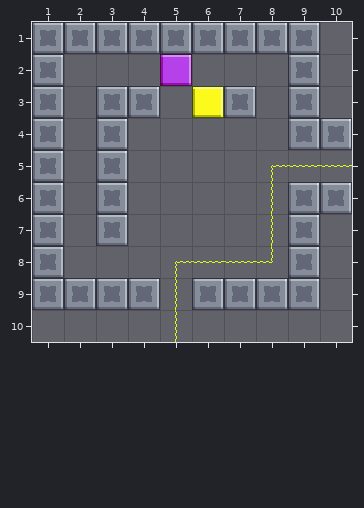
Tiled map (JSON) -- Assets/Level_Editor/TileMap/Room_46.tmj. The picture above is the old version.
Cells are 32x32 px. Shown: x 1..10, y 1..10.
After the commit:
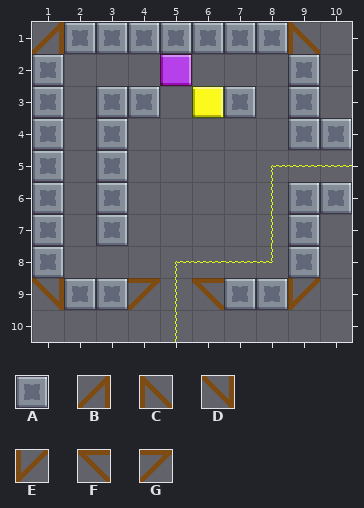
Key: from "tileSet": A 33, B 106, C 107, D 116, E 117, F 118, G 119.
_ is an empty cell.
Tiles replaced or removed in this view: A.
Changes in this commit:
Changed rows in their new state; . is an unchanged cell.
Layer "Blocks":
first column x 1:
 1 B.......C
first column x 1:
 9 D..G.F..E
Boxes around the changes in both pictures, in picture pixels (x1, y1, x2, y2):
changed: (32, 22, 64, 54)
changed: (288, 22, 320, 54)
changed: (32, 278, 64, 310)
changed: (128, 278, 160, 310)
changed: (192, 278, 224, 310)
changed: (288, 278, 320, 310)
